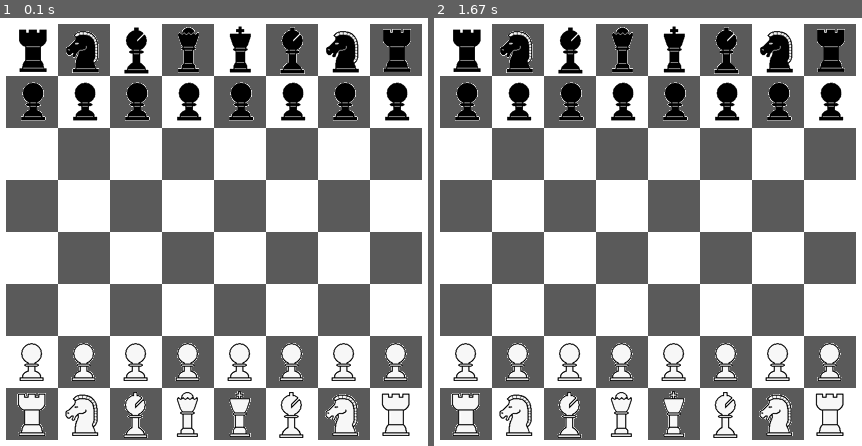
Above: before the commit, frames 1-2 (left to right).
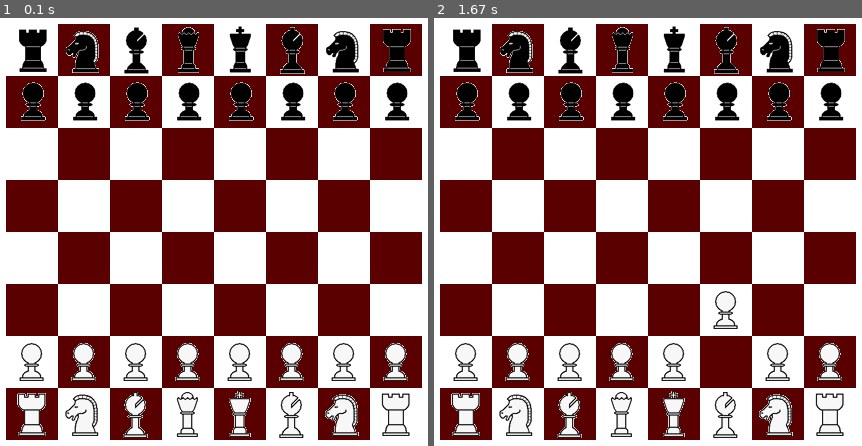
Above: after the commit, the same moments.

Repository: cknolla/pygame-chess
Game: pygame game, started from main.py
Two runs of this game, one before a commit and one after it. Both use one fixed random seed, a clock stepped at 60 frames per second and the inputs below.
Inputs (mouse positions are in pixels of both pictures, inside the frame that each line leads up to):
- Up to frame 1 (0.1 s): no input
- Up to frame 2 (1.67 s): click (648, 232) at 0.38 s; click (725, 364) at 0.72 s; click (742, 283) at 1.55 s

The runs differ from the first frame. In frame 1, 41% of the frame differs, in the area x 1-99%, y 1-99%; in frame 2, 41%.

Commit message:
pawn movement started

Diff:
--- a/board.json
+++ b/board.json
@@ -2,8 +2,8 @@
   "Size": 52,
   "Dark": {
     "R": 90,
-    "G": 90,
-    "B": 90
+    "G": 0,
+    "B": 0
   },
   "Light": {
     "R": 255,
--- a/main.py
+++ b/main.py
@@ -4,6 +4,9 @@
 """
 import pickle
 import json
+import typing
+from itertools import cycle
+from enum import IntEnum
 
 import pygame
 
@@ -15,6 +18,7 @@
     K_q,
     K_ESCAPE,
     KEYDOWN,
+    MOUSEBUTTONDOWN,
     QUIT,
 )
 
@@ -28,6 +32,7 @@
     def __init__(self, color: str, y_direction: int):
         self.color = color
         self.y_direction = y_direction
+        self.pieces: typing.List[Piece] = []
 
 
 class Board:
@@ -49,8 +54,8 @@
         super().__init__()
         self.x = x
         self.y = y
-        self.board = board
-        self.game_piece = None
+        self.board: Board = board
+        self.piece: Piece = None
         self.surface = pygame.Surface((board.position_size, board.position_size))
         dark_config = board.config.get('Dark')
         light_config = board.config.get('Light')
@@ -58,7 +63,7 @@
             self.surface.fill((dark_config.get('R'), dark_config.get('G'), dark_config.get('B')))
         else:
             self.surface.fill((light_config.get('R'), light_config.get('G'), light_config.get('B')))
-        self.rect: pygame.rect = self.surface.get_rect()
+        self.rect: pygame.Rect = self.surface.get_rect()
         self.rect.left = board.rect.left + (self.x * self.surface.get_width())
         self.rect.bottom = board.rect.bottom - (self.y * self.surface.get_height())
 
@@ -66,7 +71,7 @@
         return f'<BoardPosition: {self.x}, {self.y}>'
 
     def __str__(self):
-        return f'<BoardPosition: {chr(self.x + 97)}{self.y}'
+        return f'<BoardPosition: {chr(self.x + 97)}{self.y + 1}>'
 
     def update(self):
         """
@@ -82,8 +87,10 @@
         self.image: pygame.image = None
         self.rect: pygame.Rect = None
         # self.image = pygame.image.load(image)
-        self.board_position = None
-        self.player = player
+        self.board_position: BoardPosition = None
+        self.initial_board_position: BoardPosition = None
+        self.player: Player = player
+        player.pieces.append(self)
         # self.surface: pygame.Surface = pygame.image.load(image).convert()
         # self.rect = self.surface.get_rect()
         # self.player = player
@@ -94,44 +101,51 @@
         self.rect = self.image.get_rect()
 
     def set_position(self, board_position: BoardPosition):
+        if self.board_position is None:
+            self.initial_board_position = board_position
         self.board_position = board_position
-        board_position.game_piece = self
+        board_position.piece = self
         self.rect.left = board_position.rect.left
         self.rect.top = board_position.rect.top
 
-    def draw(self):
-        self.rect = self.image.get_rect()
-        self.rect.topleft = 0, 0
-
-    def move(self):
+    # def draw(self):
+    #     self.rect = self.image.get_rect()
+    #     self.rect.topleft = 0, 0
+
+    def can_move(self, position: BoardPosition) -> bool:
         raise NotImplementedError('Child class must define a movement')
 
 
 class Pawn(Piece):
-    def move(self):
-        pass
+    def can_move(self, position: BoardPosition) -> bool:
+        if position.piece is not None and position.piece.player == self.player:
+            return False
+        if position.x == self.board_position.x and position.y == (self.board_position.y + self.player.y_direction):
+            return True
+
 
 class Rook(Piece):
-    def move(self):
-        pass
+    def can_move(self, position: BoardPosition) -> bool:
+        pass
+
 
 class Bishop(Piece):
-    def move(self):
+    def can_move(self, position: BoardPosition) -> bool:
         pass
 
 
 class Knight(Piece):
-    def move(self):
+    def can_move(self, position: BoardPosition) -> bool:
         pass
 
 
 class Queen(Piece):
-    def move(self):
+    def can_move(self, position: BoardPosition) -> bool:
         pass
 
 
 class King(Piece):
-    def move(self):
+    def can_move(self, position: BoardPosition) -> bool:
         pass
 
 
@@ -140,9 +154,16 @@
             (parent_surface.get_height() - child_surface.get_height()) / 2)
 
 
+class State(IntEnum):
+    PIECE_SELECT = 0
+    MOVE = 1
+
+
 class GameSession:
     def __init__(self):
         self.playtime = 0.0
+        self.state = State.PIECE_SELECT
+        self.selected_piece = None
 
 
 class Pygame:
@@ -167,6 +188,12 @@
         self.game_pieces = pygame.sprite.Group()
 
         self.players = [Player('White', y_direction=1), Player('Black', y_direction=-1)]
+        player_cycle = cycle(self.players)
+        self.next_player = lambda: next(player_cycle)
+        self.active_player = self.next_player()
+        # self.active_player = self.game_session.active_player
+        self.state = self.game_session.state
+        self.selected_piece = self.game_session.selected_piece
 
         self.board = Board()
         for position in self.board.positions:
@@ -217,6 +244,7 @@
         :return:
         """
         running = True
+        first_loop = True
         while running:
             milliseconds = self.clock.tick(self.fps)
             self.game_session.playtime += milliseconds / 1000.0
@@ -224,19 +252,51 @@
             for event in pygame.event.get():
                 if event.type == QUIT or (event.type == KEYDOWN and event.key in [K_ESCAPE, K_q]):
                     running = False
-
-            self.background.fill((255, 255, 255))
-
-            for sprite in self.all_sprites:
-                self.screen.blit(sprite.surface, sprite.rect)
-
-            # self.draw_text(
-            #     f"Playtime: {self.game_session.playtime:.2f}")
-
-            pygame.display.flip()
-            self.screen.blit(self.background, (0, 0))
+                if event.type == MOUSEBUTTONDOWN:
+                    # TODO: if right-mouse-button, undo piece select
+                    if self.board.rect.collidepoint(event.pos):
+                        self.act(event.pos)
+
+            if first_loop:
+                self.draw()
 
         pygame.quit()
+
+    def draw(self):
+        self.background.fill((255, 255, 255))
+
+        for sprite in self.all_sprites:
+            self.screen.blit(sprite.surface, sprite.rect)
+
+        # self.draw_text(
+        #     f"Playtime: {self.game_session.playtime:.2f}")
+
+        pygame.display.flip()
+        self.screen.blit(self.background, (0, 0))
+
+    def act(self, pos: tuple):
+        player = self.active_player
+        if self.state == State.PIECE_SELECT:
+            for piece in player.pieces:
+                if piece.rect.collidepoint(*pos):
+                    print(f'Selected {player.color} {piece.__class__.__name__}')
+                    self.state = State.MOVE
+                    self.selected_piece = piece
+        elif self.state == State.MOVE:
+            for row in self.board.positions:
+                for position in row:
+                    if position.rect.collidepoint(*pos):
+                        if self.selected_piece.can_move(position):
+                            print(f'Moving {player.color} {self.selected_piece.__class__.__name__} to {position}')
+                            self.selected_piece.set_position(position)
+                            self.draw()
+                            self.state = State.PIECE_SELECT
+                            self.active_player = self.next_player()
+                        else:
+                            print(f'Not a legal move')
+
+
+
 
     def load(self) -> GameSession:
         try:
